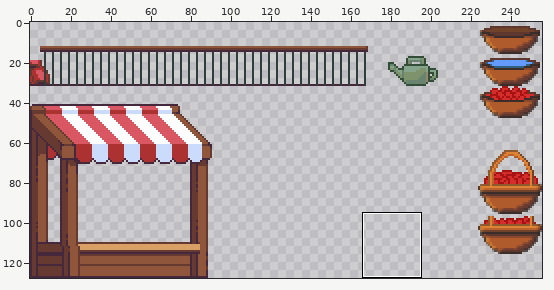
Sprite sheet, stored at bin/data/sprites.png. The first picture is a wide view before the edit; the outline marks the close-up.
Close-up. As it was:
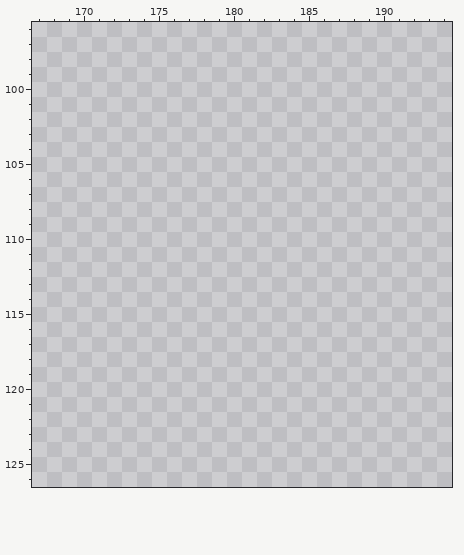
The file is 256x128 pixels. Pixels under 10% opacity are left out. Colours within 5 levels of each other are drawn and written as one. Shown: x 167..194, y 96..126. The old version is drawn lined up with the new one. The commit also changed other parts of the picture, which this record leaves out.
Palette (. is transparent): 
New version:
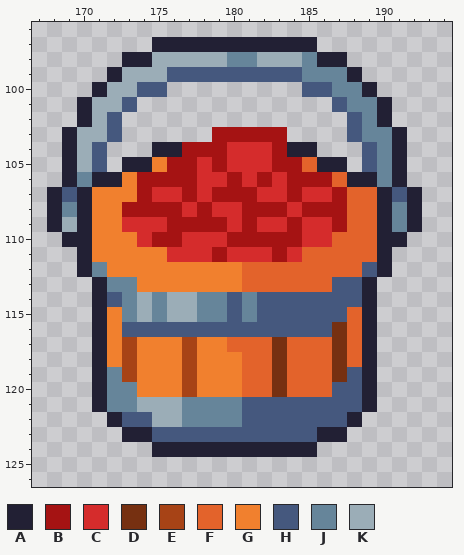
Colours new in this view: A #222034  B #a51313  C #d52c2c  D #763011  E #a74316  F #e3632b  G #f1802e  H #45587e  J #66859a  K #9badb7
From old to new:
{"change": "drawings rearranged on the sheet (the old picture shows each at its new place; 2 dropped ones are not shown)"}
{"y":97,"x":175,"old":"...........","new":"AAAAAAAAAAA"}
{"y":98,"x":173,"old":"...............","new":"AAKKKKKJJKKKJAA"}
{"y":99,"x":172,"old":".................","new":"AKKKHHHHHHHHHJJJA"}
{"y":100,"x":171,"old":".....","new":"AKKHH"}
{"y":100,"x":185,"old":".....","new":"HHJJA"}
{"y":101,"x":170,"old":"....","new":"AKKH"}
{"y":101,"x":187,"old":"....","new":"HJJA"}
{"y":102,"x":170,"old":"...","new":"AKH"}
{"y":102,"x":188,"old":"...","new":"HJA"}
{"y":103,"x":169,"old":"....","new":"AKKH"}
{"y":103,"x":179,"old":".....","new":"BBBBB"}
{"y":103,"x":188,"old":"....","new":"HJJA"}
{"y":104,"x":169,"old":"...","new":"AKH"}
{"y":104,"x":175,"old":"...........","new":"AABBBCCCBAA"}
{"y":104,"x":189,"old":"...","new":"HJA"}
{"y":105,"x":169,"old":"...","new":"AKH"}
{"y":105,"x":173,"old":"...............","new":"AAGBBCBCCCBBFAA"}
{"y":105,"x":189,"old":"...","new":"HJA"}
{"y":106,"x":169,"old":".......................","new":"AJAAGBBBBCCBCBCBBBFAAJA"}
{"y":107,"x":168,"old":".........................","new":"AHAGGGBCCBCBBBCCBCCBFFAHA"}
{"y":108,"x":168,"old":".........................","new":"AJAGGBBBBCBCCBBBCBBBFFAJA"}
{"y":109,"x":168,"old":".........................","new":"AKAGGCCCBBBBCBCCBCCBFFAJA"}
{"y":110,"x":169,"old":".......................","new":"AAGGGCBBCCCBBBBBCCFFFAA"}
{"y":111,"x":170,"old":".....................","new":"AGGGGGCCCBCCCBCFFFFFA"}
{"y":112,"x":170,"old":".....................","new":"AJGGGGGGGGGFFFFFFFFHA"}
{"y":113,"x":171,"old":"...................","new":"AJJGGGGGGGFFFFFFHHA"}
{"y":114,"x":171,"old":"...................","new":"AHJKJKKJJHJHHHHHHHA"}
{"y":115,"x":171,"old":"...................","new":"AGJKJKKJJHJHHHHHHFA"}
{"y":116,"x":171,"old":"...................","new":"AGHHHHHHHHHHHHHHDFA"}
{"y":117,"x":171,"old":"...................","new":"AGEGGGEGGFFFDFFFDFA"}
{"y":118,"x":171,"old":"...................","new":"AGEGGGEGGGFFDFFFDFA"}
{"y":119,"x":171,"old":"...................","new":"AJEGGGEGGGFFDFFFDHA"}
{"y":120,"x":171,"old":"...................","new":"AJJGGGEGGGFFDFFFHHA"}
{"y":121,"x":171,"old":"...................","new":"AJJKKKJJJJHHHHHHHHA"}
{"y":122,"x":172,"old":".................","new":"AHHKKJJJJHHHHHHHA"}
{"y":123,"x":173,"old":"...............","new":"AAHHHHHHHHHHHAA"}
{"y":124,"x":175,"old":"...........","new":"AAAAAAAAAAA"}
